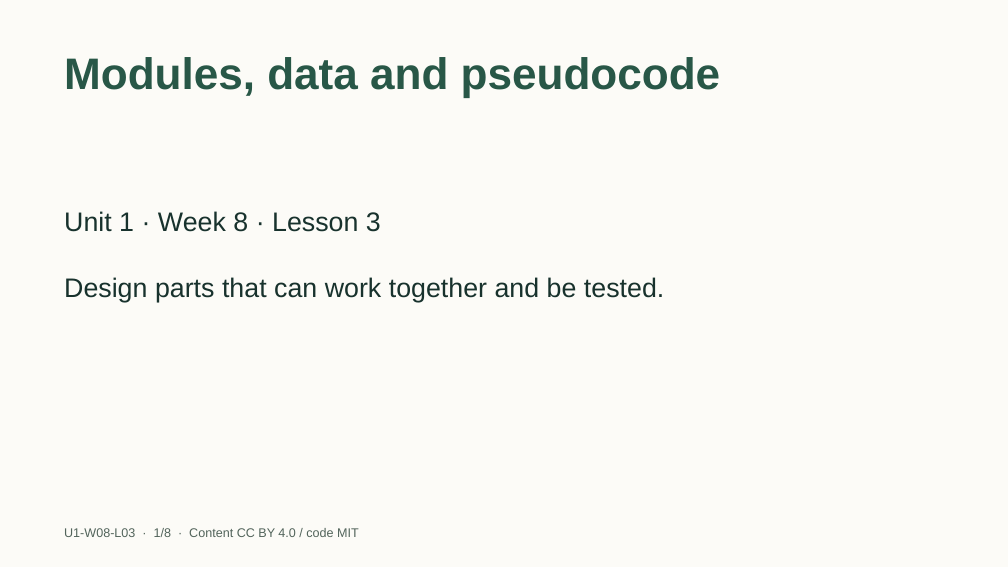
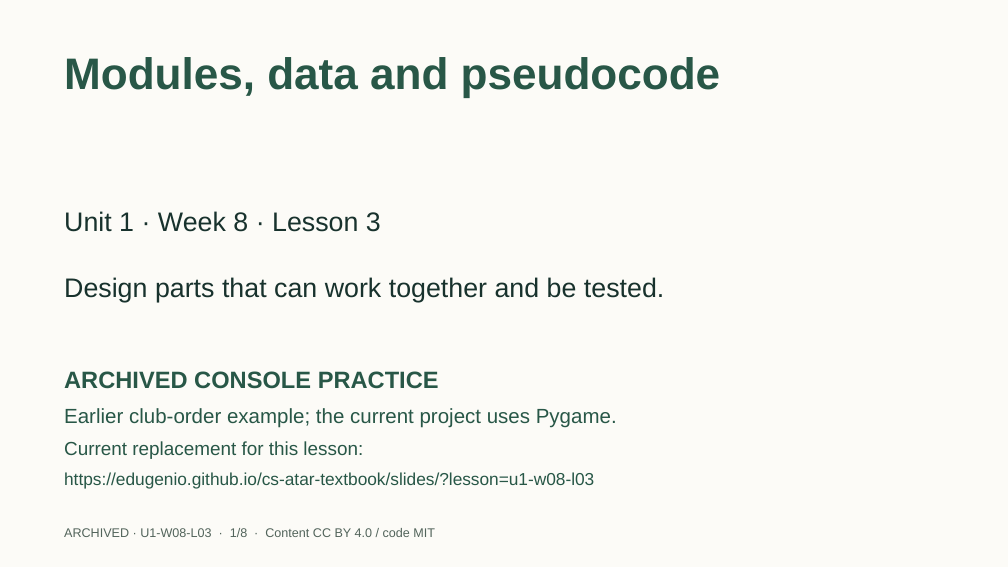
Before and after one commit to EdugenIO/cs-atar-textbook, a slide deck: slide 1 of dist/legacy-projects/slides/u1-w08-l03.pptx. Drawn at 1008x567 pixels with LibreOffice and Linux fonts; fonts in the diff are those of the drawing. Boxes give left, top, right and bottom in pixels: in the first picture for what was removed or moved away, otherwise in the second. Text is boxed around its words. In the diff, an @@ line names an element or a change of style, - is before the commit and + after.

Commit message:
Label retained console PowerPoints as archived (S03)

```diff
--- a/dist/legacy-projects/slides/u1-w08-l03.pptx
+++ b/dist/legacy-projects/slides/u1-w08-l03.pptx
@@ text added at (x1=64, y1=371, x2=439, y2=389), 22.5 pt, text #285747, bold @@
+ARCHIVED CONSOLE PRACTICE
@@ text added at (x1=64, y1=408, x2=617, y2=428), 19.5 pt, text #285747 @@
+Earlier club-order example; the current project uses Pygame.
@@ text added at (x1=64, y1=441, x2=363, y2=459), 18 pt, text #285747 @@
+Current replacement for this lesson:
@@ text added at (x1=64, y1=472, x2=594, y2=489), 16.5 pt, text #285747 @@
+https://edugenio.github.io/cs-atar-textbook/slides/?lesson=u1-w08-l03
@@ text at (x1=64, y1=528, x2=435, y2=537): text changed @@
-U1-W08-L03 · 1/8 · Content CC BY 4.0 / code MIT
+ARCHIVED · U1-W08-L03 · 1/8 · Content CC BY 4.0 / code MIT
```
Also in this commit, not shown: 7 other slides changed, 16 other files.
